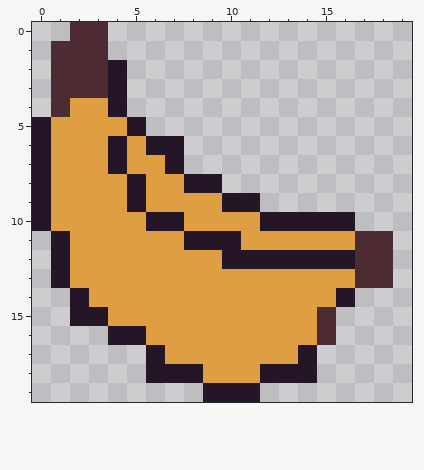
Pixel-art file, stored at art/fruit/banana.aseprite. Above is the file before it was changed.
20x20 pixels, 1 frame.
The result:
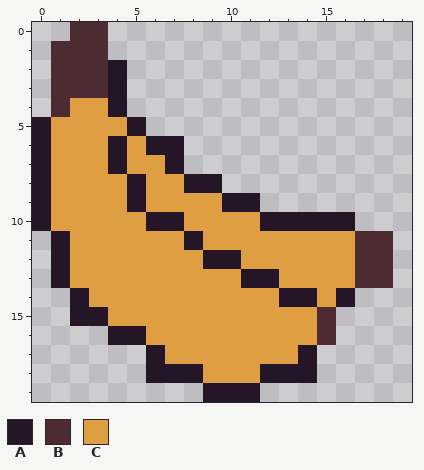
Palette (. is transparent): A #241527  B #4d2b32  C #de9e41
The exact change:
Layer "Layer 1":
The author changed colour C to colour A in row 12 at x 9; in row 13 at x 11 to 12; in row 14 at x 13 to 14.
The author changed colour A to colour C in row 11 at x 9 to 10; in row 12 at x 11 to 16.
Where, in picture pixels (left, top, right, bottom), the same in both pictures:
changed: (203, 231, 355, 307)
